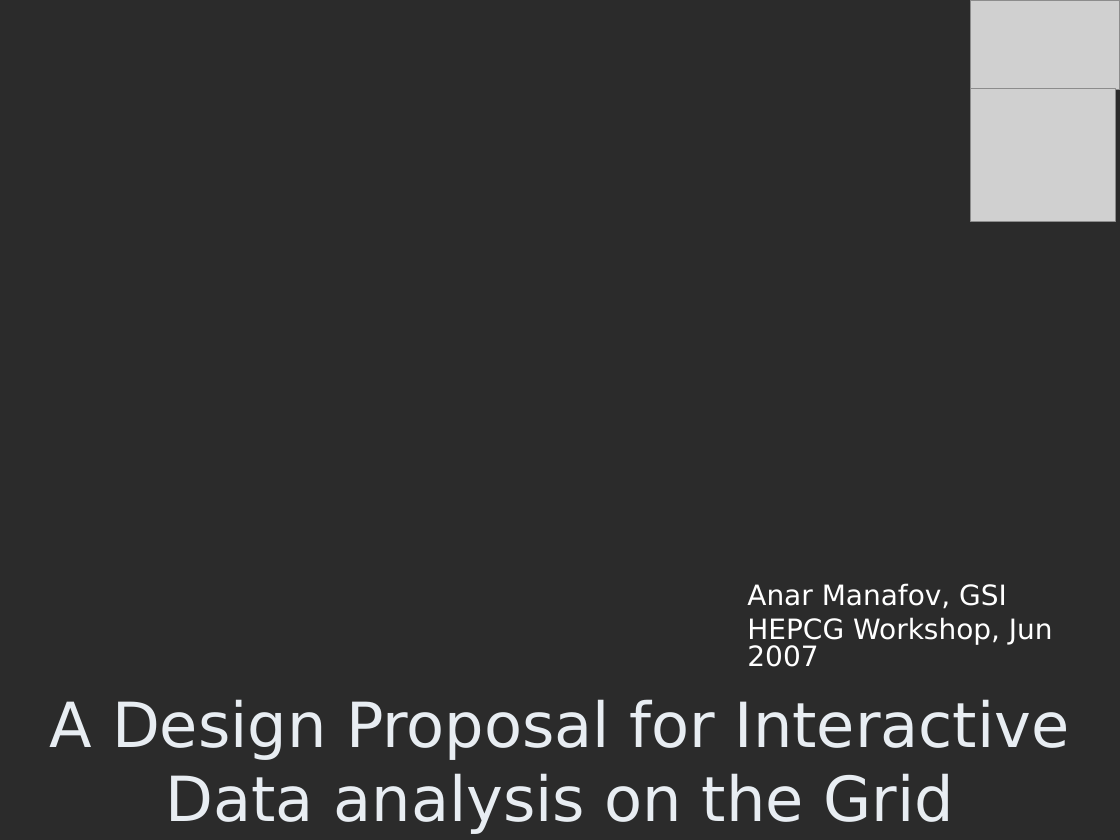
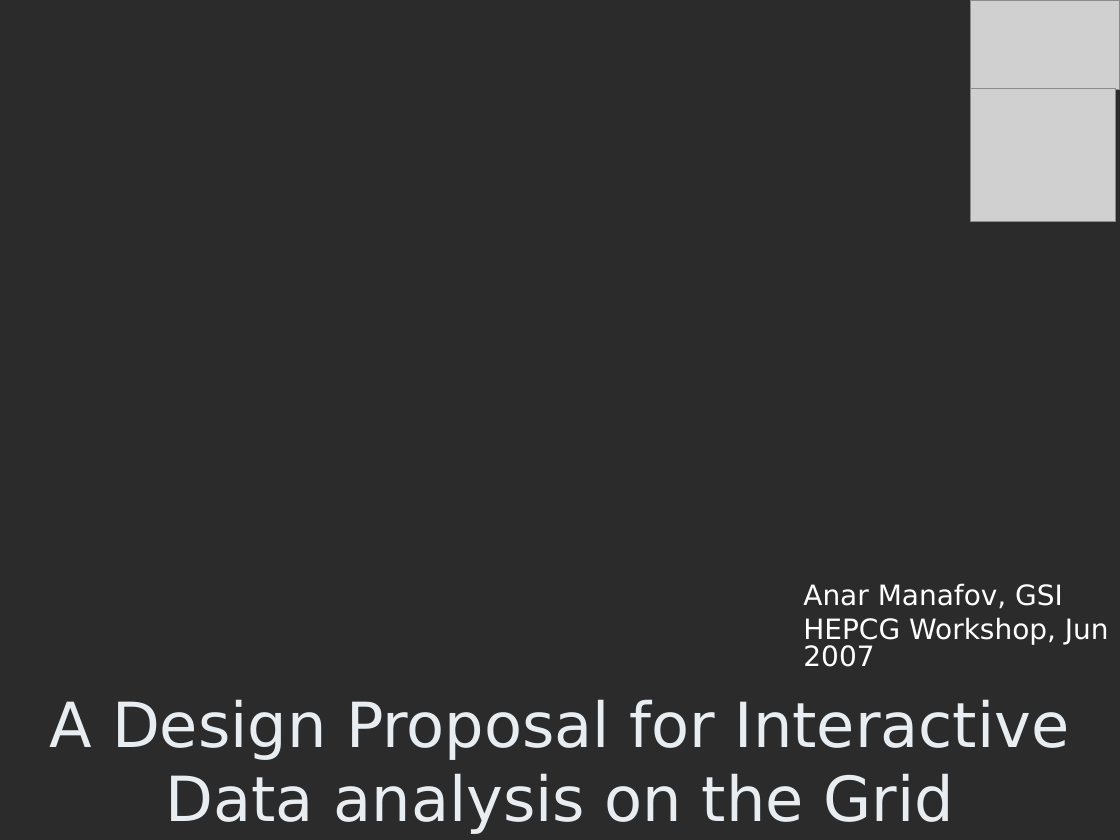
Before and after one commit to AnarManafov/PoDDocumentation, a slide deck: slide 1 of HEPCG-Workshops/2007-Jun/HEPCG-Workshops-2007-Jun(GSI).ppt. Drawn at 1120x840 pixels with LibreOffice and Linux fonts; fonts in the diff are those of the drawing; grey boxes stand for pictures; background and template pictures are left out; a plain dark background stands for a picture behind light text. Boxes give left, top, right and bottom in pixels: in the first picture for what was removed or moved away, otherwise in the second. Text is boxed around its words. In the diff, an @@ line names an element or a change of style, - is before the commit and + after.

```diff
--- a/HEPCG-Workshops/2007-Jun/HEPCG-Workshops-2007-Jun(GSI).ppt
+++ b/HEPCG-Workshops/2007-Jun/HEPCG-Workshops-2007-Jun(GSI).ppt
@@ subtitle "Anar Manafov, GSI" at <box>803,583,1109,667</box>: list level 1 to 2 in "Anar Manafov, GSI"; list level 1 to 2 in "HEPCG Workshop, Jun 2007" @@
```
Also in this commit, not shown: 2 other slides changed.
